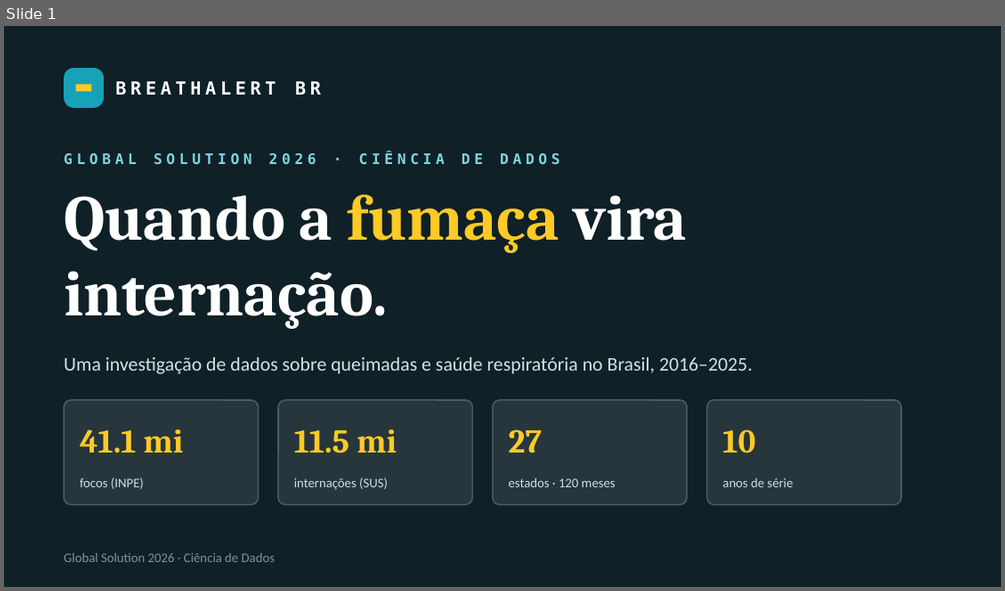
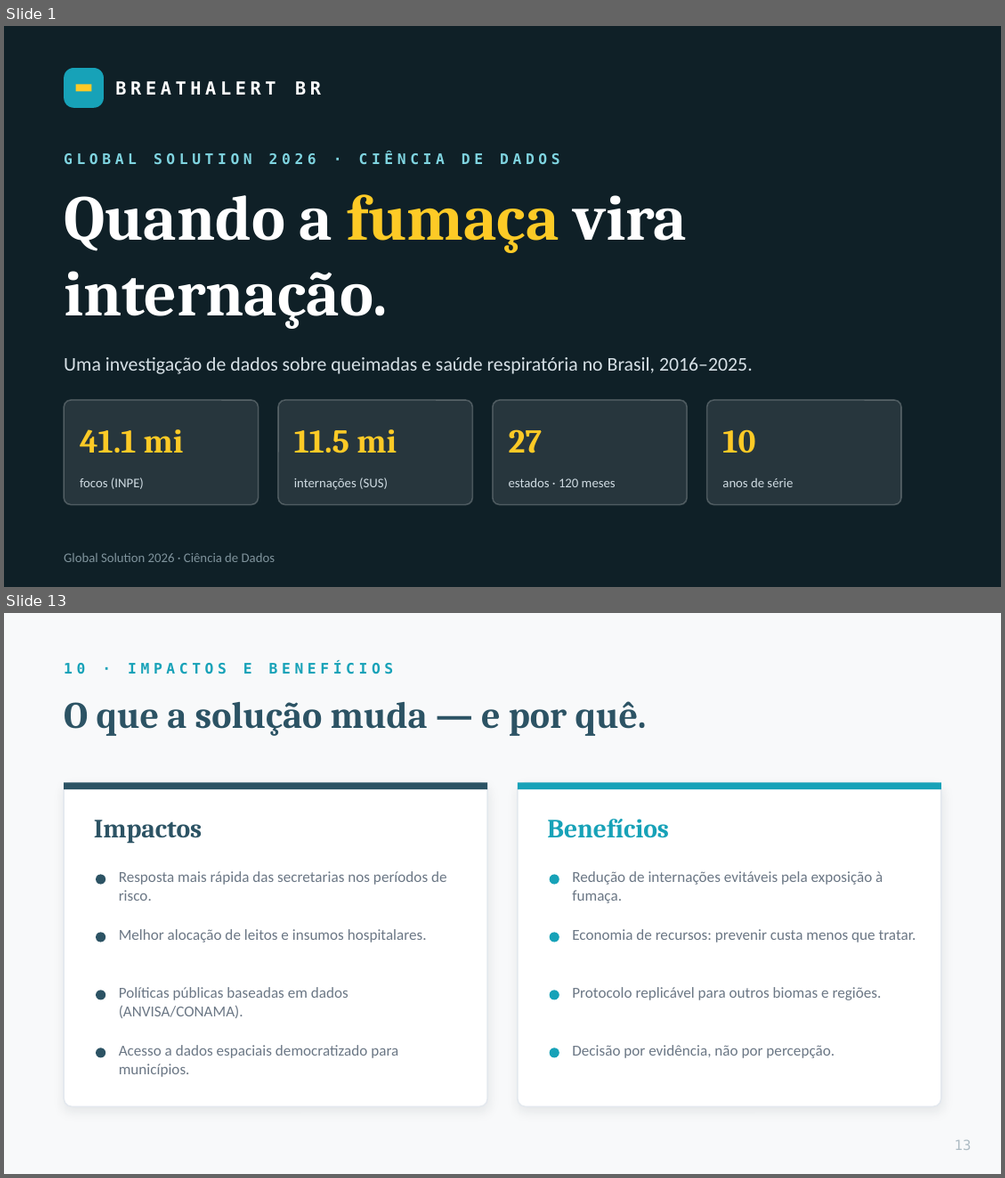
Before and after one commit to SauloSapucaia/BreathAlert_BR, a slide deck: pitch/BreathAlert_Pitch.pptx. Shown one above the other, each under a label of ours: slide 1 before the commit, slides 1 and 13 after it; the slides between them are not shown. The pictures are 1005x591 and 1005x1178 pixels, drawn with LibreOffice and Linux fonts; fonts in the diff are those of the drawing. Boxes give left, top, right and bottom in pixels: in the first picture for what was removed or moved away, otherwise in the second. Text is boxed around its words. In the diff, an @@ line names an element or a change of style, - is before the commit and + after.

```diff
--- a/pitch/BreathAlert_Pitch.pptx
+++ b/pitch/BreathAlert_Pitch.pptx
@@ slide 13 added at bbox=[4, 613, 1001, 1174], background #F8F9FA @@
@@ text added at bbox=[64, 661, 394, 674], 10.5 pt, text #17A2B8, bold @@
+10 · IMPACTOS E BENEFÍCIOS
@@ text added at bbox=[64, 701, 647, 736], 27 pt, text #2C5364, bold @@
+O que a solução muda — e por quê.
@@ rounded rectangle added at bbox=[64, 782, 487, 1106], fill #FFFFFF, outline #E3E8EE 1 pt @@
@@ rectangle added at bbox=[64, 782, 487, 789], fill #2C5364 @@
@@ rounded rectangle added at bbox=[518, 782, 941, 1106], fill #FFFFFF, outline #E3E8EE 1 pt @@
@@ rectangle added at bbox=[518, 782, 941, 789], fill #17A2B8 @@
@@ text added at bbox=[94, 819, 202, 844], 19 pt, text #2C5364, bold @@
+Impactos
@@ text added at bbox=[547, 819, 669, 838], 19 pt, text #17A2B8, bold @@
+Benefícios
@@ ellipse added at bbox=[96, 874, 105, 884], fill #2C5364 @@
@@ text added at bbox=[119, 871, 447, 900], 11 pt, text #6B7785 @@
+Resposta mais rápida das secretarias nos períodos de risco.
@@ ellipse added at bbox=[550, 874, 559, 884], fill #17A2B8 @@
@@ text added at bbox=[572, 871, 882, 903], 11 pt, text #6B7785 @@
+Redução de internações evitáveis pela exposição à fumaça.
@@ ellipse added at bbox=[96, 932, 105, 942], fill #2C5364 @@
@@ text added at bbox=[119, 929, 427, 942], 11 pt, text #6B7785 @@
+Melhor alocação de leitos e insumos hospitalares.
@@ ellipse added at bbox=[550, 932, 559, 942], fill #17A2B8 @@
@@ text added at bbox=[572, 929, 916, 942], 11 pt, text #6B7785 @@
+Economia de recursos: prevenir custa menos que tratar.
@@ ellipse added at bbox=[96, 989, 105, 1000], fill #2C5364 @@
@@ text added at bbox=[119, 987, 348, 1018], 11 pt, text #6B7785 @@
+Políticas públicas baseadas em dados (ANVISA/CONAMA).
@@ ellipse added at bbox=[550, 989, 559, 1000], fill #17A2B8 @@
@@ text added at bbox=[572, 987, 882, 1000], 11 pt, text #6B7785 @@
+Protocolo replicável para outros biomas e regiões.
@@ ellipse added at bbox=[96, 1047, 105, 1058], fill #2C5364 @@
@@ text added at bbox=[119, 1045, 398, 1077], 11 pt, text #6B7785 @@
+Acesso a dados espaciais democratizado para municípios.
@@ ellipse added at bbox=[550, 1047, 559, 1058], fill #17A2B8 @@
@@ text added at bbox=[572, 1045, 834, 1058], 11 pt, text #6B7785 @@
+Decisão por evidência, não por percepção.
@@ text added at bbox=[955, 1140, 971, 1150], 10 pt, text #AEBCC4 @@
+13
```
Also in this commit, not shown: 9 slides changed, 6 other slides added, 2 other files.
